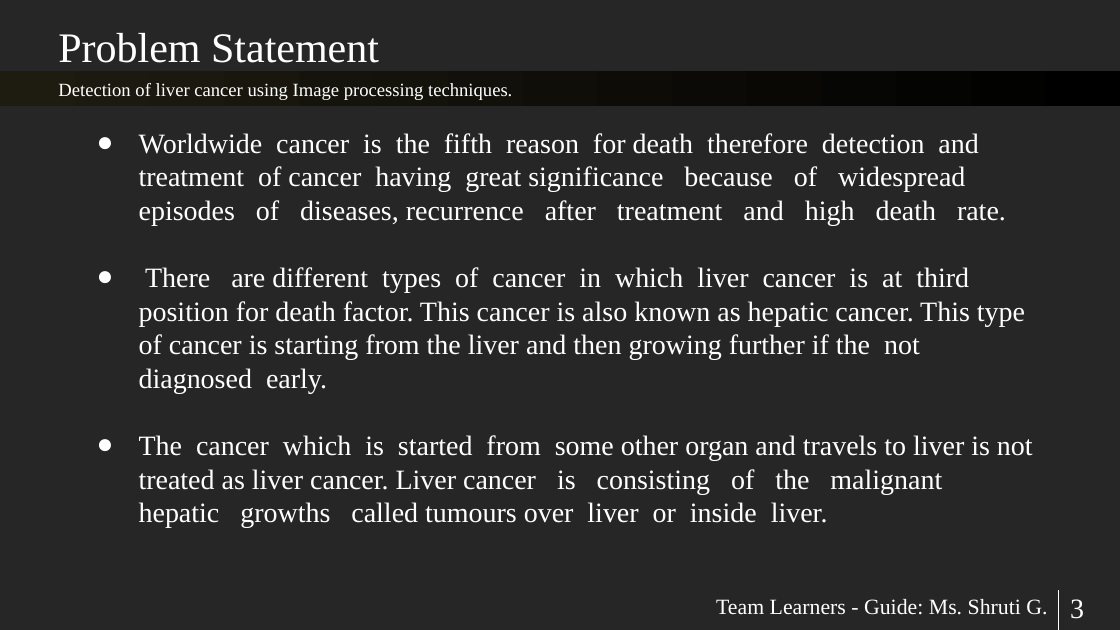
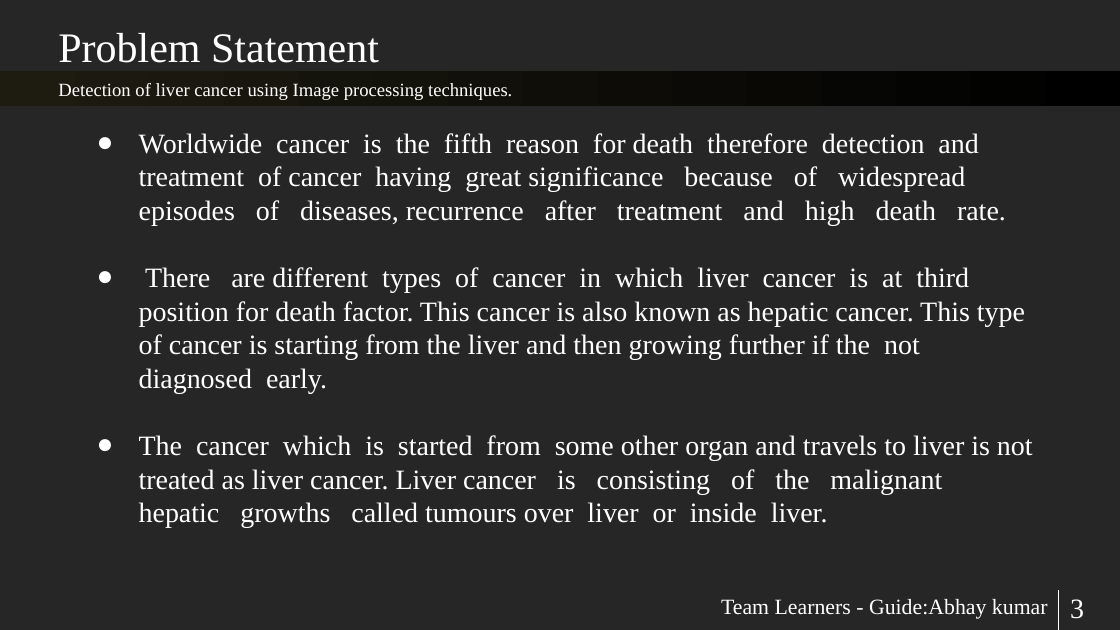
Before and after one commit to AbhayRoy1/liver-tumer-detection, a slide deck: slide 3 of Presentation/Digital Image Processing Project.pptx. Drawn at 1120x630 pixels with LibreOffice and Linux fonts; fonts in the diff are those of the drawing. Boxes give left, top, right and bottom in pixels: in the first picture for what was removed or moved away, otherwise in the second. Text is boxed around its words. In the diff, an @@ line names an element or a change of style, - is before the commit and + after.

```diff
--- a/Presentation/Digital Image Processing Project.pptx
+++ b/Presentation/Digital Image Processing Project.pptx
@@ text at [721, 599, 1048, 619]: text changed @@
-Team Learners - Guide: Ms. Shruti G.
+Team Learners - Guide:Abhay kumar
```
Also in this commit, not shown: 2 other slides changed, 1 slide added, 1 slide removed, 1 other file.
